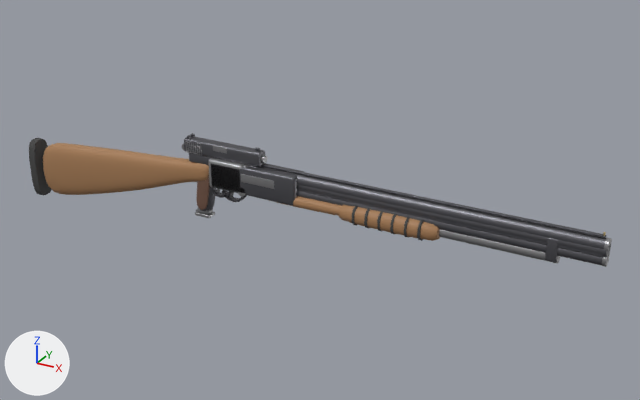
Two versions of the glTF model game/models/bron.glb, one commit apart.
Both versions are drawn from a 50 mm lens placed at (0.915, -1.245, 0.626), pointed at (0.207, 0.042, -0.017). Arrows for +X, +Y and +Z are at lower left; the lights stay in place. The picture after the commit comes second.

The first picture shows 'dwururka', 'dwururka__lufy', 'pistolet', 'pistolet__zamek', 'strzelba', 'strzelba__czolenko' and 1 more.
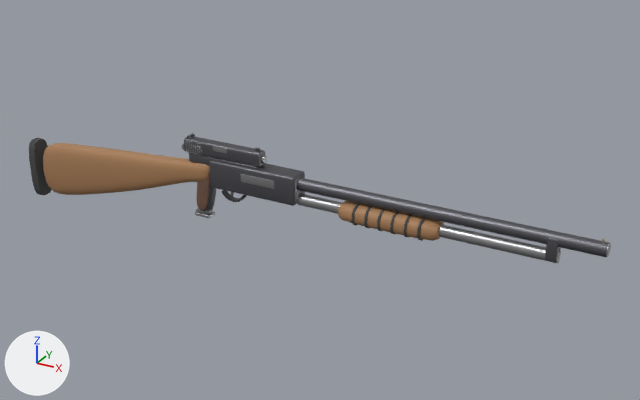
Patch to the scene script:
```diff
--- a/game/models/bron.glb.py
+++ b/game/models/bron.glb.py
@@ ob_dwururka @@
-ob_dwururka = bpy.data.objects.new('dwururka', me_dwururka)
-ob_dwururka.location = (0.0, 0.0, 0.0)
@@ ob_dwururka__lufy @@
-ob_dwururka__lufy = bpy.data.objects.new('dwururka__lufy', me_dwururka__lufy)
-ob_dwururka__lufy.location = (0.08, 0.0, -0.004)
```

Changed parts and their boxes [x1, y1, x2, y2] in the pictures (640 x 400 px):
'dwururka__lufy', deleted: before [243, 164, 612, 267]
    faces in mat_stal (dark grey #65656a): [258, 164, 607, 265]
    faces in mat_drewno (brown #a67c55): [269, 196, 341, 216]
    faces in mat_stal_jasna (grey #9b9b9e): [243, 165, 612, 267]
'dwururka', deleted: before [208, 158, 245, 198]
    faces in mat_stal_grawer (grey #aaaaac): [208, 158, 244, 193]
